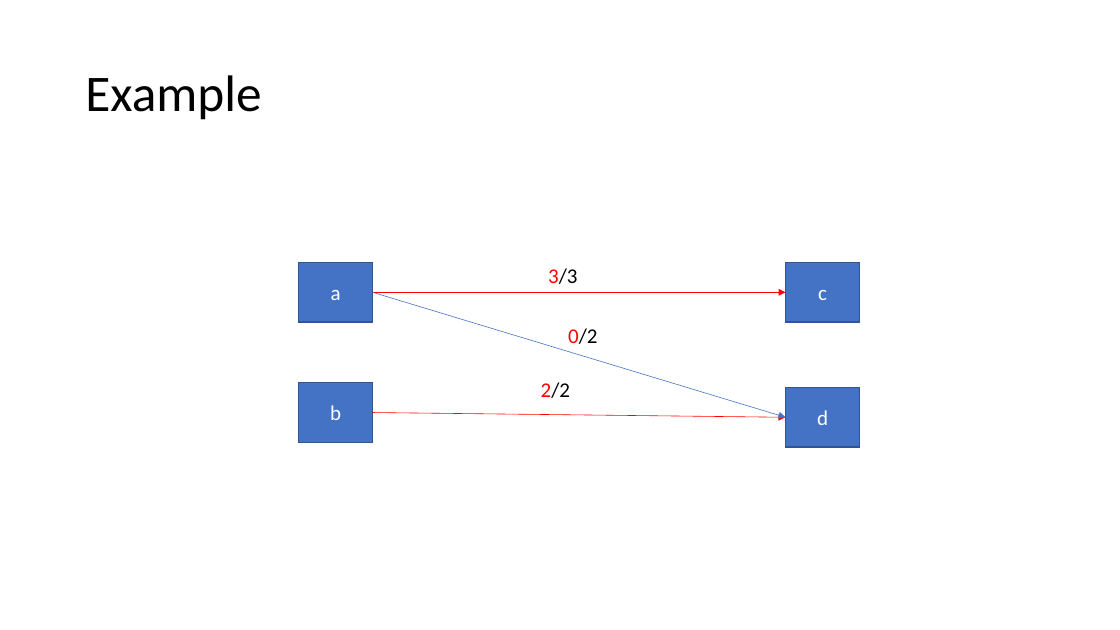
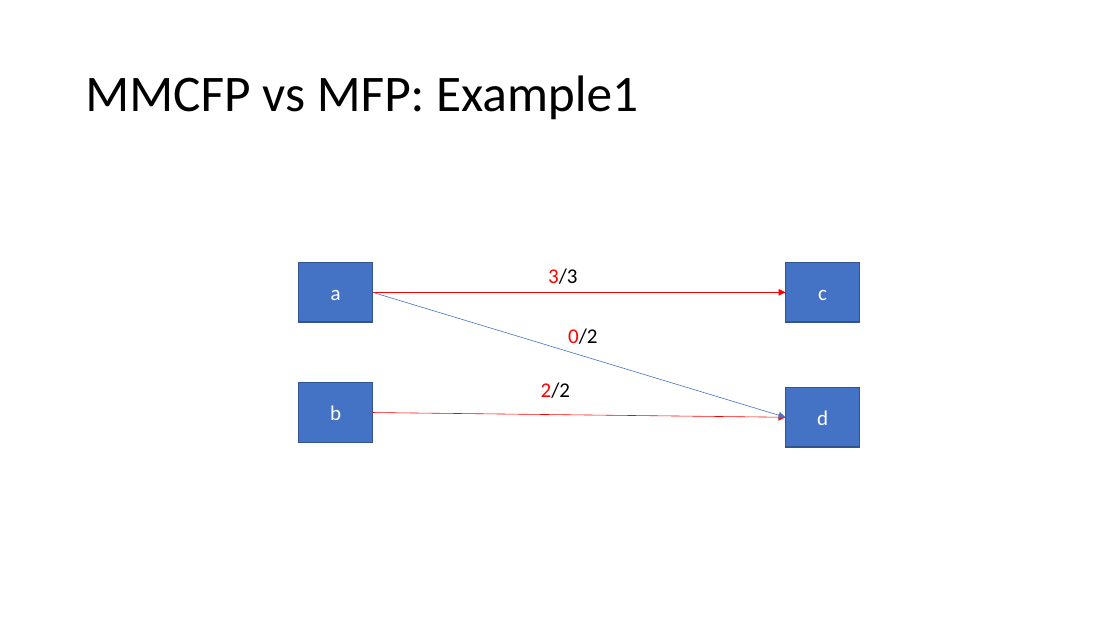
Before and after one commit to Speedphil544/Vortrag, a slide deck: slide 6 of MMCFP.pptx. Drawn at 1120x630 pixels with LibreOffice and Linux fonts; fonts in the diff are those of the drawing; grey boxes stand for pictures. Boxes give left, top, right and bottom in pixels: in the first picture for what was removed or moved away, otherwise in the second. Text is boxed around its words. In the diff, an @@ line names an element or a change of style, - is before the commit and + after.

```diff
--- a/MMCFP.pptx
+++ b/MMCFP.pptx
@@ title at [85, 75, 638, 120]: text changed @@
-Example
+MMCFP vs MFP: Example1
```
Also in this commit, not shown: 1 other slide changed, 3 slides added, 3 slides removed.
